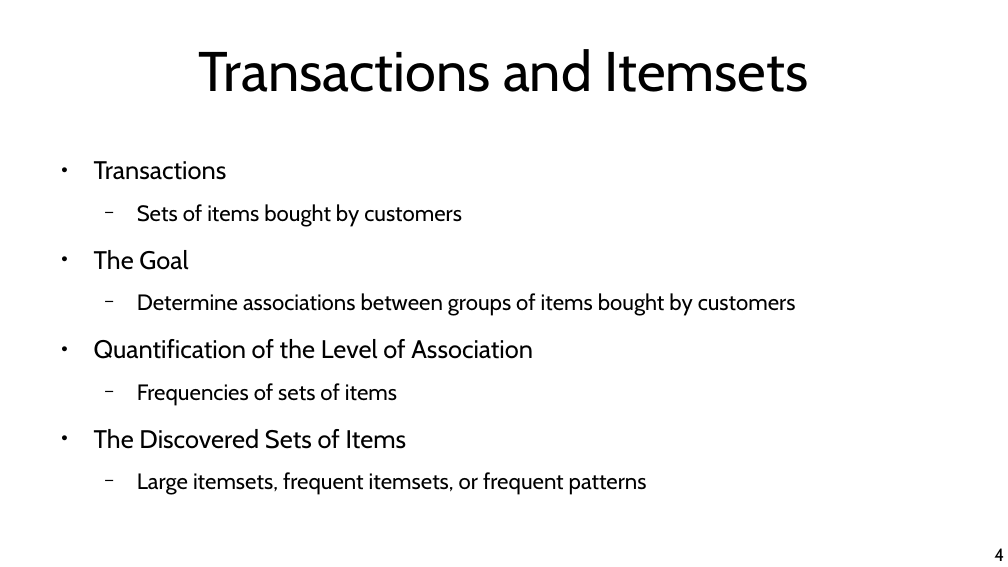
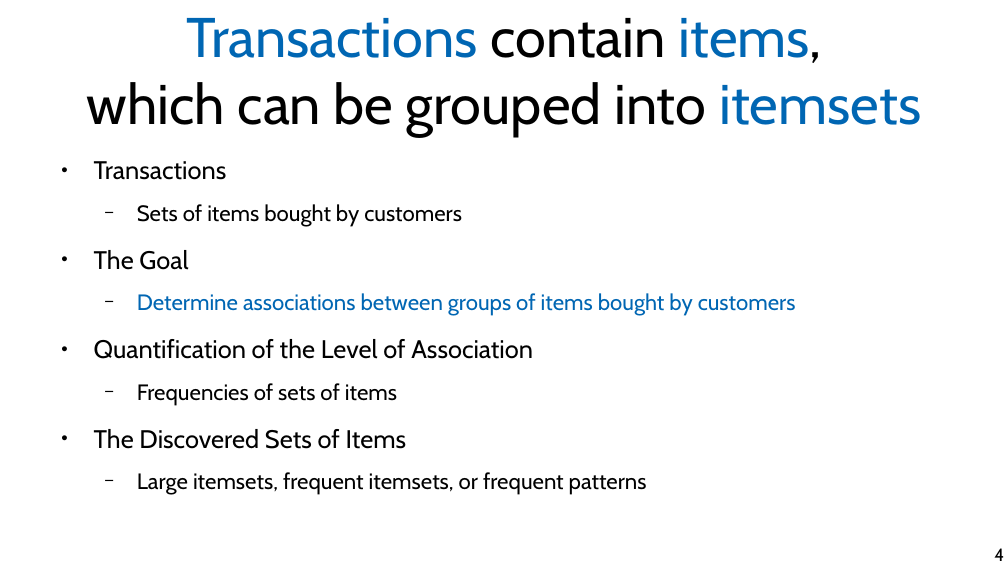
Before and after one commit to marco-calautti/data-mining-course, a slide deck: slide 4 of theory/tt05_itemsets.odp. Drawn at 1008x567 pixels with LibreOffice and Linux fonts; fonts in the diff are those of the drawing. Boxes give left, top, right and bottom in pixels: in the first picture for what was removed or moved away, otherwise in the second. Text is boxed around its words. In the diff, an @@ line names an element or a change of style, - is before the commit and + after.

Commit message:
Done with itemsets

```diff
--- a/theory/tt05_itemsets.odp
+++ b/theory/tt05_itemsets.odp
@@ title at (x1=87, y1=18, x2=921, y2=137): text changed @@
-Transactions and Itemsets
+Transactions contain items,
+which can be grouped into itemsets
@@ text at (x1=137, y1=293, x2=796, y2=316): text colour #000000 to #0066B3 in "Determine associations between groups of items bought ..." @@
```
Also in this commit, not shown: 20 other slides changed, 3 slides added.
